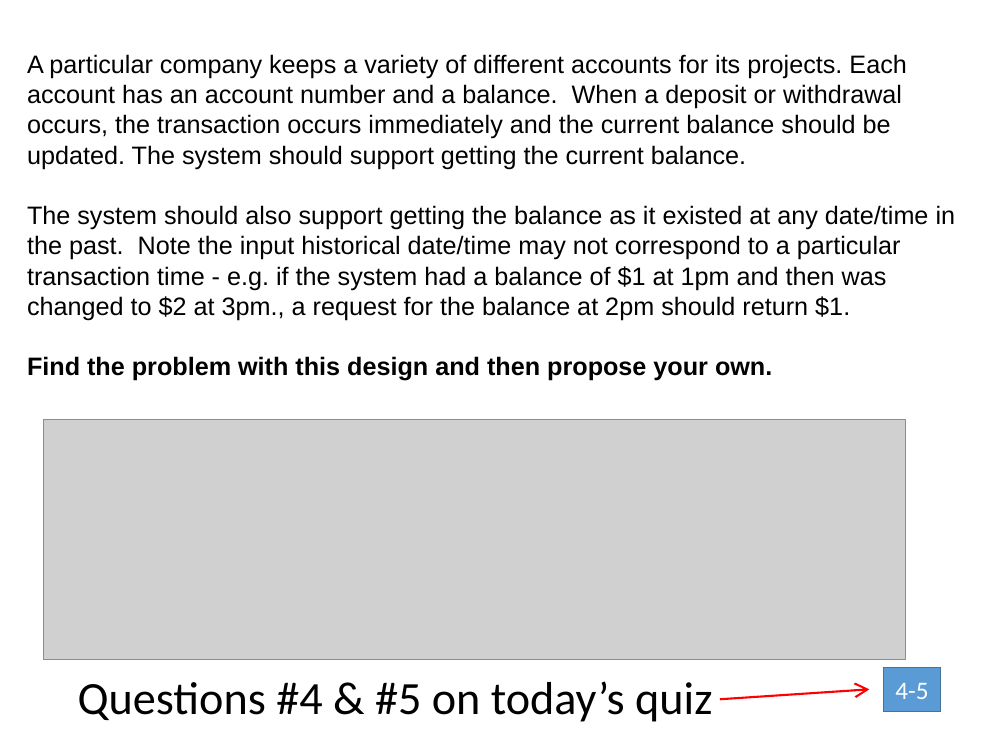
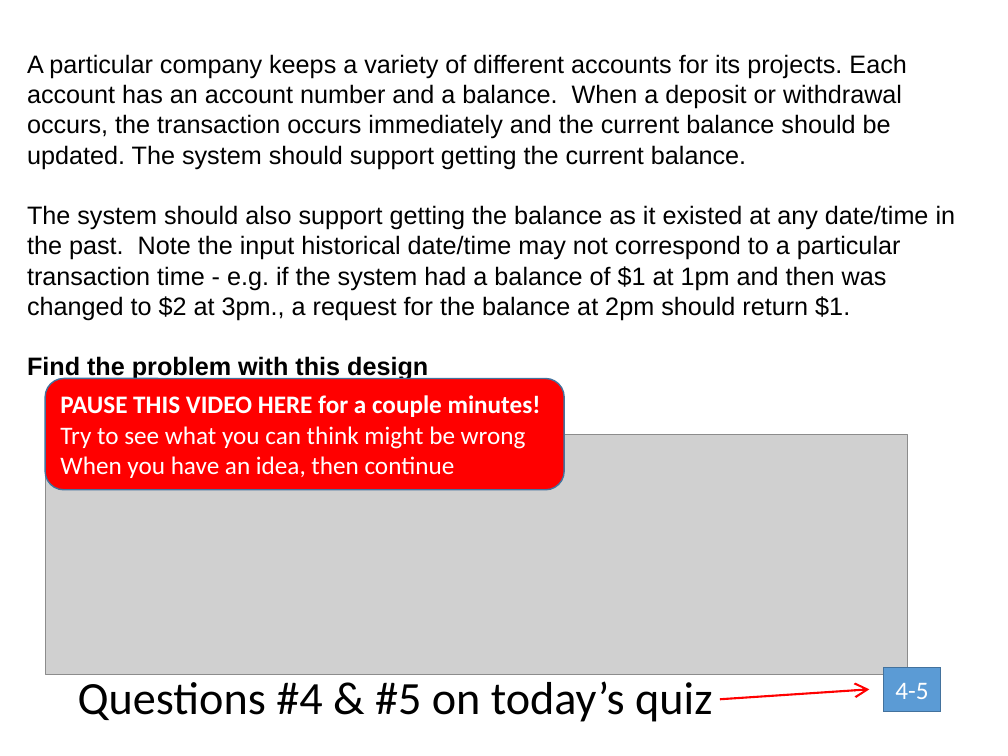
Before and after one commit to RHIT-CSSE/csse220, a slide deck: slide 26 of ClassMaterials/SETechniques/Slides/SoftwareEngineeringTechniques.pptx (slide 24 before the commit). Drawn at 1008x756 pixels with LibreOffice and Linux fonts; fonts in the diff are those of the drawing; grey boxes stand for pictures. Boxes give left, top, right and bottom in pixels: in the first picture for what was removed or moved away, otherwise in the second. Text is boxed around its words. In the diff, an @@ line names an element or a change of style, - is before the commit and + after.

```diff
--- a/ClassMaterials/SETechniques/Slides/SoftwareEngineeringTechniques.pptx
+++ b/ClassMaterials/SETechniques/Slides/SoftwareEngineeringTechniques.pptx
@@ text at [27,355,428,381]: text changed @@
-Find the problem with this design and then propose your own.
+Find the problem with this design
@@ rounded rectangle added at [45,378,564,489], fill #FF0000, outline #43739E 1 pt, 18 pt, text #FFFFFF @@
+PAUSE THIS VIDEO HERE for a couple minutes!
+Try to see what you can think might be wrong
+When you have an idea, then continue
@@ picture: place and size @@
-picture at [43,419,905,659]
+picture at [45,434,907,674]
```
Also in this commit, not shown: 16 other slides changed, 6 slides added, 1 other file.
